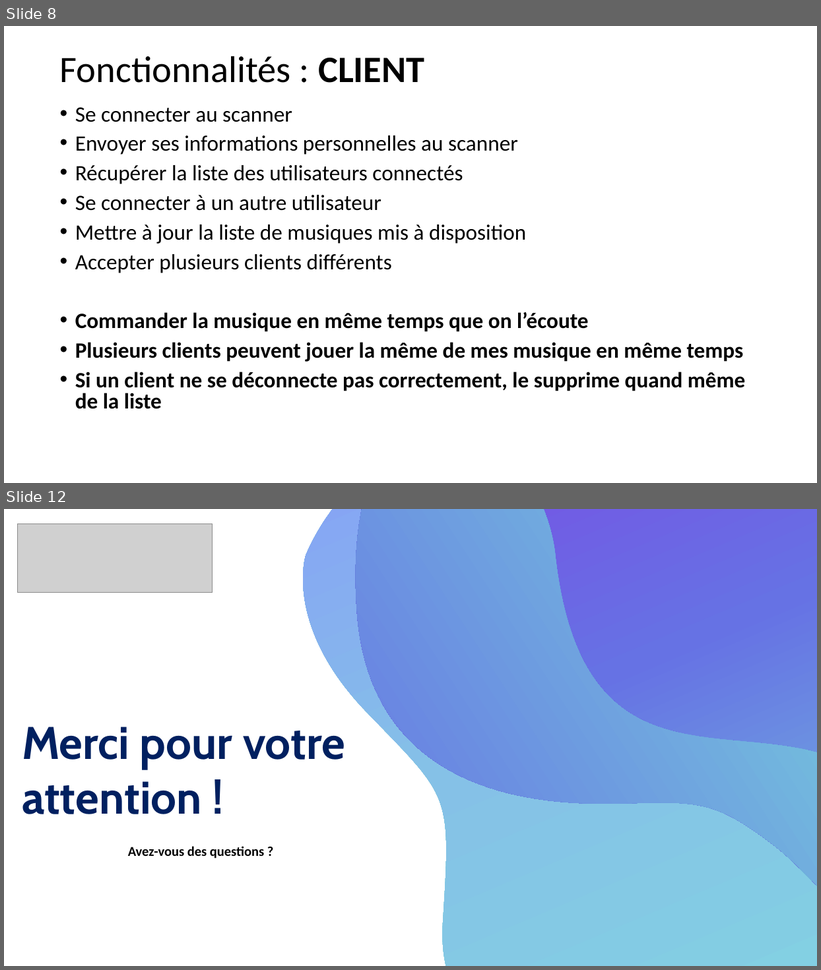
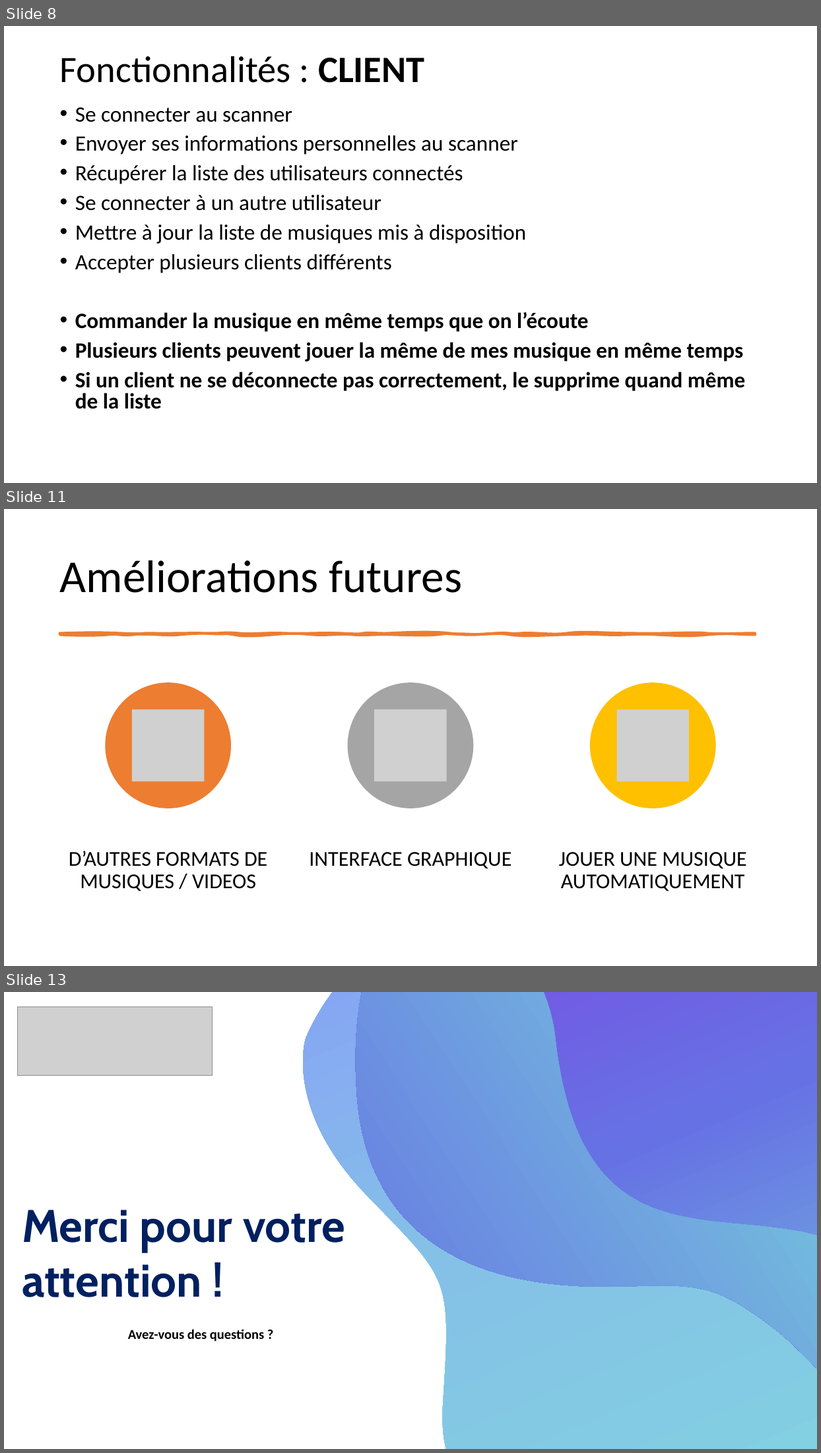
Before and after one commit to EliasBorrajo/Spotify-Home-Sharing, a slide deck: 01_Annexes/JavaSocket_VSFy_BorrajoElias_AvezArthur.pptx. Shown one above the other, each under a label of ours: slides 8 and 12 before the commit, slides 8, 11 and 13 after it; the slides between them are not shown. The pictures are 821x970 and 821x1453 pixels, drawn with LibreOffice and Linux fonts; fonts in the diff are those of the drawing; grey boxes stand for pictures. Boxes give left, top, right and bottom in pixels: in the first picture for what was removed or moved away, otherwise in the second. Text is boxed around its words. In the diff, an @@ line names an element or a change of style, - is before the commit and + after.

```diff
--- a/01_Annexes/JavaSocket_VSFy_BorrajoElias_AvezArthur.pptx
+++ b/01_Annexes/JavaSocket_VSFy_BorrajoElias_AvezArthur.pptx
@@ slide 11 added at bbox=[4, 509, 817, 966], background #FFFFFF @@
@@ title added at bbox=[60, 560, 462, 593], 54 pt, text #000000 @@
+Améliorations futures
@@ freeform shape added at bbox=[60, 634, 756, 634], fill #ED7D31, outline #ED7D31 3.25 pt @@
@@ group added at bbox=[69, 683, 746, 892]: 3 ellipses, 3 pictures, 3 texts @@
+D’AUTRES FORMATS DE MUSIQUES / VIDEOS
+INTERFACE GRAPHIQUE
+JOUER UNE MUSIQUE AUTOMATIQUEMENT
@@ what was slide 12 is now slide 13 @@
```
Also in this commit, not shown: 3 slides changed.
